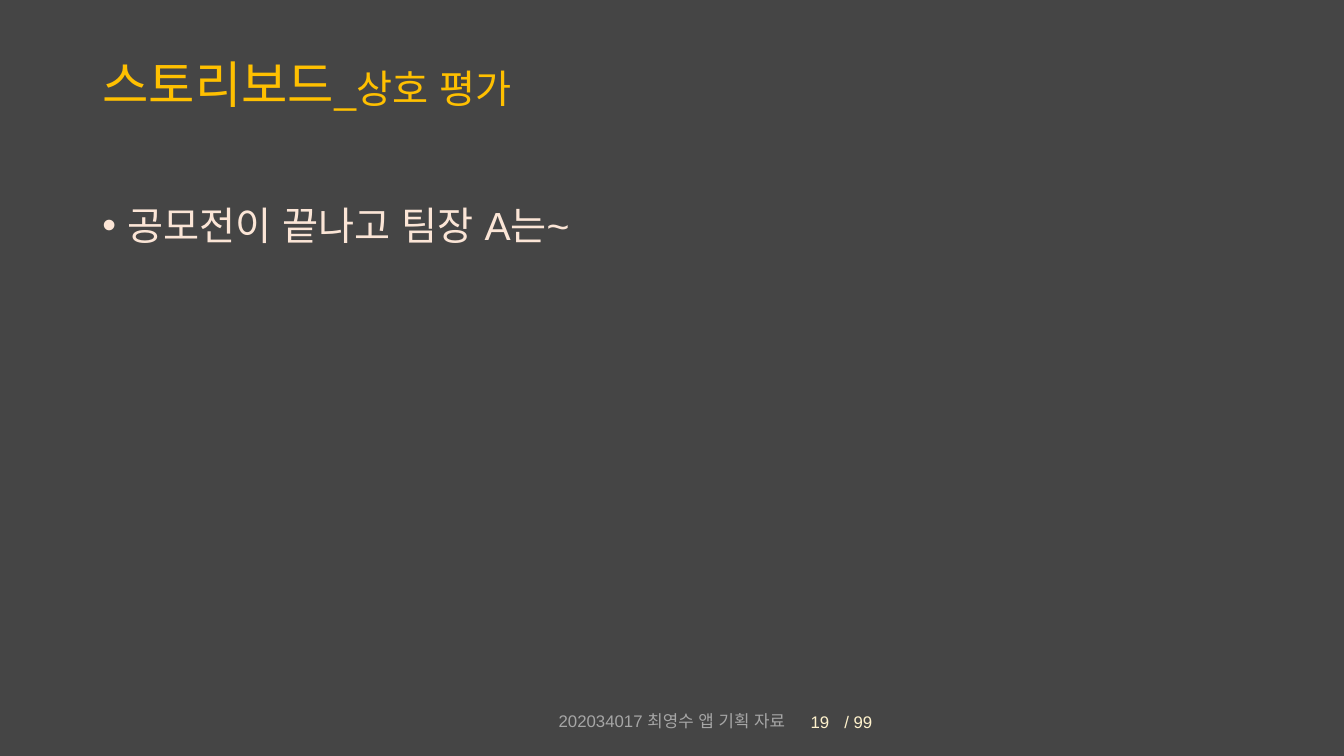
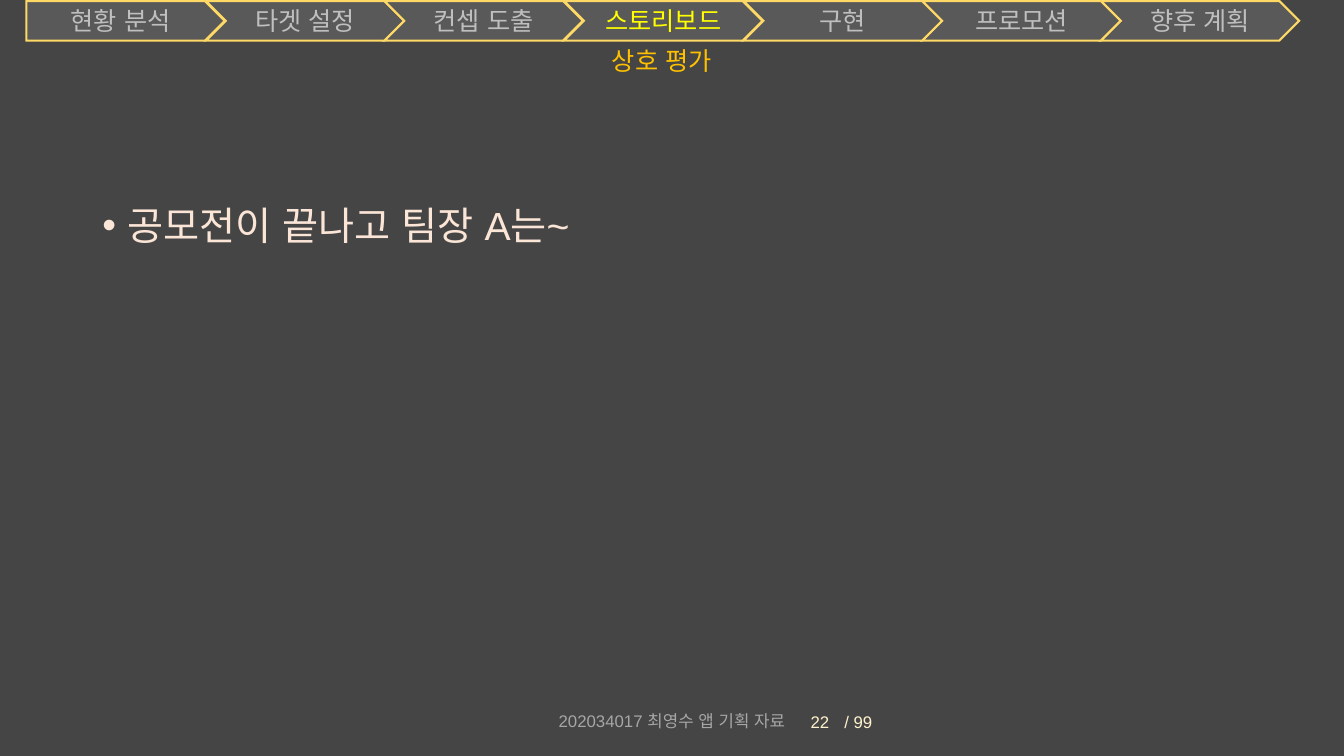
Before and after one commit to Chronos410/PartyCompetition, a slide deck: slide 22 of 대충 설계도.pptx (slide 19 before the commit). Drawn at 1344x756 pixels with LibreOffice and Linux fonts; fonts in the diff are those of the drawing. Boxes give left, top, right and bottom in pixels: in the first picture for what was removed or moved away, otherwise in the second. Text is boxed around its words. In the diff, an @@ line names an element or a change of style, - is before the commit and + after.

```diff
--- a/대충 설계도.pptx
+++ b/대충 설계도.pptx
@@ group added at <box>26,1,1300,40</box>: 6 chevrons, 1 pentagon arrow @@
+현황 분석
+타겟 설정
+스토리보드
+컨셉 도출
+향후 계획
+프로모션
+구현
@@ title at <box>612,49,711,72</box>: text changed; size 36 to 18 pt @@
-스토리보드_상호 평가
+상호 평가
@@ page number at <box>811,716,830,728</box>: text changed @@
-19
+22
```
Also in this commit, not shown: 19 other slides changed, 5 slides added, 5 other files.
